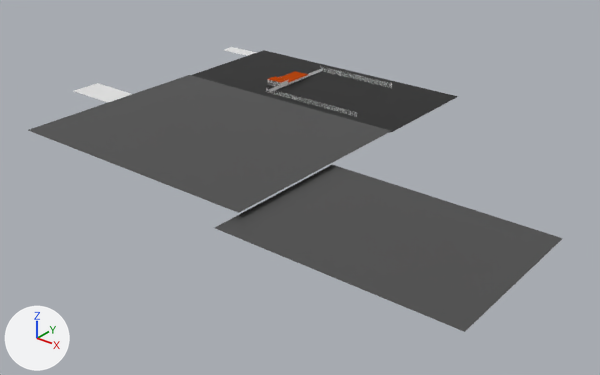
The Blender file lyddaero/lyddaerolTerminal blend.blend as it was, and as the next commit left it.
The view is the same before and after, from a camera (50 mm lens) standing at (433.0, -514.0, 228.0) and looking at (92.0, -87.0, -36.0). The lights are fixed; the arrows at lower left show +X, +Y and +Z.

The scene before the commit, as lines of its bpy script (objects in view):
```python
me_plane_001 = bpy.data.meshes.new('Plane.001')
me_plane_001.from_pydata([(-1.0, -1.0, 0.0), (1.0, -1.0, 0.0), (-1.0, 1.0, 0.0), (1.0, 1.0, 0.0)], [], [(0, 1, 3, 2)])
me_plane_001.materials.append(mat_material)  # black #111111
me_plane_004 = bpy.data.meshes.new('Plane.004')
me_plane_004.from_pydata([(-1.0, -1.0, 0.0), (1.0, -1.0, 0.0), (-1.0, 1.0, 0.0), (1.0, 1.0, 0.0)], [], [(0, 1, 3, 2)])
me_plane_004.materials.append(mat_material_003)  # dark grey #4b4b4b
me_plane_006 = bpy.data.meshes.new('Plane.006')
me_plane_006.from_pydata([(-1.0, -1.0, 0.0), (1.0, -1.0, 0.0), (-1.0, 1.0, 0.0), (1.0, 1.0, 0.0)], [], [(0, 1, 3, 2)])
me_plane_006.materials.append(mat_material_004)  # dark grey #4b4b4b
ob_charlie_apron = bpy.data.objects.new('charlie apron', me_plane_004)
ob_charlie_apron.location = (26.8, -112.0, -0.3)
ob_charlie_apron.scale = (105.0, 82.8, 14.3)
ob_delta_apron__car_parking = bpy.data.objects.new('delta apron/ car parking', me_plane_001)
ob_delta_apron__car_parking.location = (28.3, 17.9, -0.4)
ob_delta_apron__car_parking.scale = (105.0, 49.9, 3.87)
ob_hm_coastguard_airbase_apron_001 = bpy.data.objects.new('HM Coastguard Airbase apron.001', me_plane_006)
ob_hm_coastguard_airbase_apron_001.location = (209.9, -154.9, -4.2)
ob_hm_coastguard_airbase_apron_001.scale = (81.7, 57.5, 28.3)
# also in view: 'Taxiways B & C' at (-95.0, -105.0, -1.0)
```
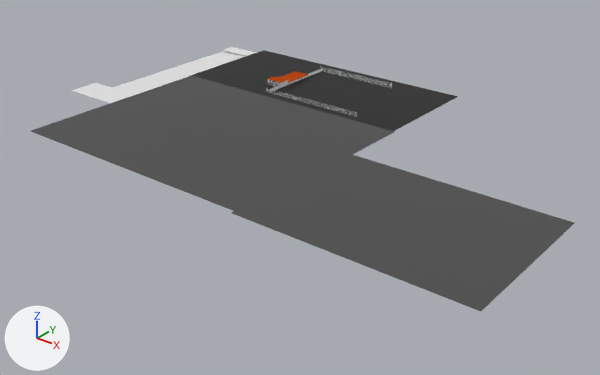
The change, as a list of edits to the scene's bpy script:
```text
Add me_plane_008:
    me_plane_008.from_pydata([(-1.0, -1.0, 0.0), (1.0, -1.0, 0.0), (-1.0, 1.0, 0.0), (1.0, 1.0, 0.0)], [], [(0, 1, 3, 2)])
Change ob_charlie_apron:
    ob_charlie_apron.location: (26.8, -112.0, -0.3) -> (29.5, -112.0, -0.3)
Change ob_hm_coastguard_airbase_apron_001:
    ob_hm_coastguard_airbase_apron_001.location: (209.9, -154.9, -4.2) -> (210.9, -141.7, 0.6)
Add ob_taxiways_holding:
    ob_taxiways_holding = bpy.data.objects.new('Taxiways holding ', me_plane_008)
    ob_taxiways_holding.location = (-91.3, -25.5, -2.9)
    ob_taxiways_holding.scale = (18.8, 73.0, 10.1)
```

Boxes [x1, y1, x2, y2] around the edits, measured in the pictures (600 x 375 px):
'HM Coastguard Airbase apron.001', moved
    before: [215, 165, 563, 332]
    after: [231, 153, 574, 311]
'charlie apron', moved
    before: [28, 75, 391, 213]
    after: [31, 75, 394, 211]
'Taxiways holding ', added
    after: [112, 51, 245, 95]
